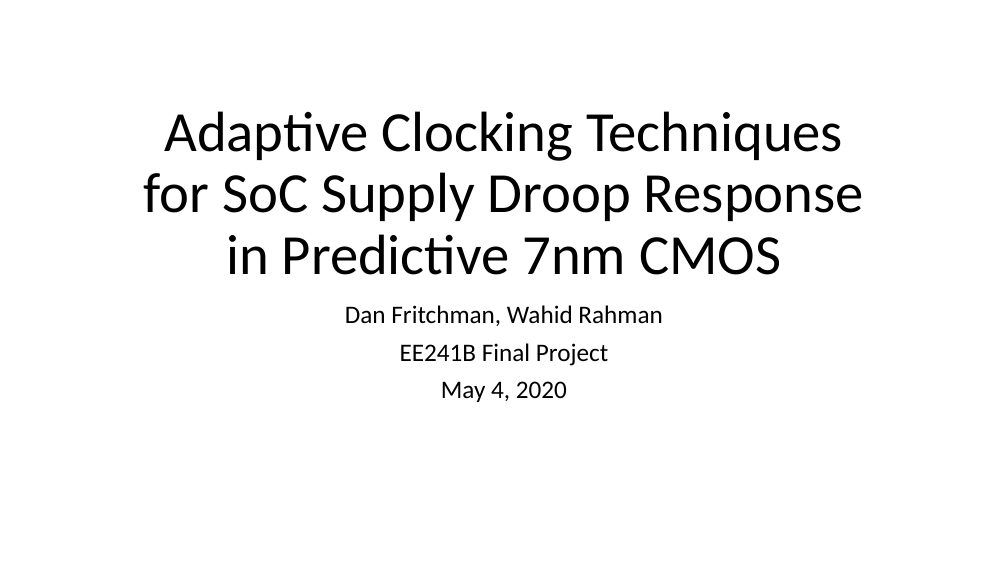
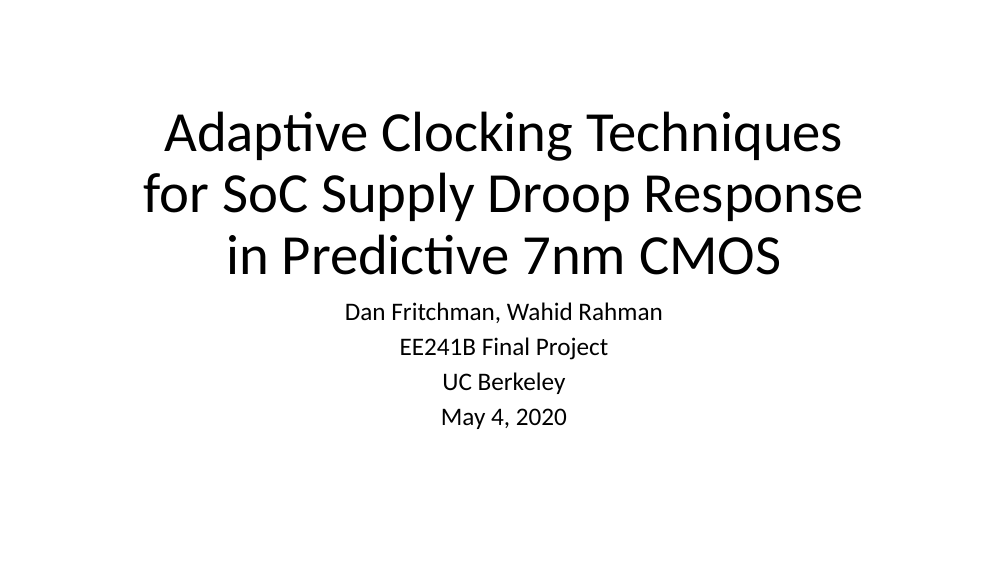
Before and after one commit to NotReallySynthPlls/FinalReport, a slide deck: slide 1 of Adaptive Clocking Techniques for SoC Supply Droop Response.pptx. Drawn at 1008x567 pixels with LibreOffice and Linux fonts; fonts in the diff are those of the drawing. Boxes give left, top, right and bottom in pixels: in the first picture for what was removed or moved away, otherwise in the second. Text is boxed around its words. In the diff, an @@ line names an element or a change of style, - is before the commit and + after.

```diff
--- a/Adaptive Clocking Techniques for SoC Supply Droop Response.pptx
+++ b/Adaptive Clocking Techniques for SoC Supply Droop Response.pptx
@@ subtitle at <box>345,302,662,429</box>: line spacing 0.9 to 0.8 @@
@@ subtitle at <box>442,372,566,394</box>: paragraph added @@
+UC Berkeley
```
Also in this commit, not shown: 2 other slides changed, 2 slides added, 2 slides removed.
